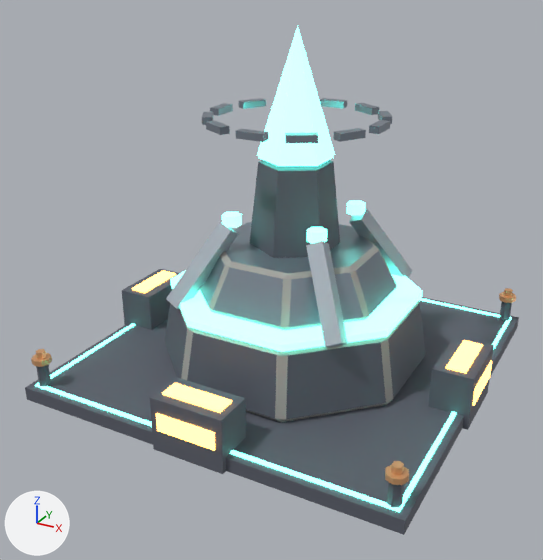
Renders of the glTF model jogo/assets/modelos/maquinas/nucleo.glb from each side of a commit.
Before and after are seen from a camera (50 mm lens) standing at (2.39, -4.72, 3.02) and looking at (-0.05, -0.27, 0.8). Every picture has the same lights, and +X, +Y and +Z are marked at lower left. The first picture is the older version. Where no turn or scale is listed for an object, it has been applied to the vertices. Vertices at exactly the same position are counted once.

The scene before the commit, as lines of its bpy script (objects in view):
```python
me_nucleo_antena = bpy.data.meshes.new('nucleo_antena')
me_nucleo_antena.from_pydata(...)  # 96 vertices, 144 faces; spans x -0.655..0.655, y -0.655..0.655, z 0.0..0.05
me_nucleo_antena.materials.append(mat_p_aco)  # grey #8b95a2
me_nucleo_corpo = bpy.data.meshes.new('nucleo_corpo')
me_nucleo_corpo.from_pydata(...)  # 492 vertices, 836 faces; spans x -1.5..1.5, y -1.5..1.5, z 0.0..1.63
# faces by material slot: [128, 188, 48, 192, 156, 96, 28]
me_nucleo_corpo.materials.append(mat_p_concreto)  # grey #a2a09b
me_nucleo_corpo.materials.append(mat_p_escuro)  # dark grey #595d69
me_nucleo_corpo.materials.append(mat_p_metal)  # light grey #adb5bf
me_nucleo_corpo.materials.append(mat_p_cobre)  # beige #e5ad7c
me_nucleo_corpo.materials.append(mat_p_cristal)  # cyan #6cffe1, glowing cyan #6cffe1
me_nucleo_corpo.materials.append(mat_p_fogo)  # orange #ffb359, glowing orange #ffb359
me_nucleo_corpo.materials.append(mat_p_aco)  # grey #8b95a2
me_nucleo_cristal = bpy.data.meshes.new('nucleo_cristal')
me_nucleo_cristal.from_pydata(...)  # a 6-sided cut cone along z (radius 0.27 at the low end, 0.22 at the high end) spanning x -0.234..0.234, y -0.27..0.27, z 0.0..0.16; a 6-sided cone pointing to +z spanning x -0.242..0.242, y -0.28..0.28, z 0.02..0.9
me_nucleo_cristal.materials.append(mat_p_cristal)  # cyan #6cffe1, glowing cyan #6cffe1
ob_nucleo_antena = bpy.data.objects.new('nucleo_antena', me_nucleo_antena)
ob_nucleo_antena.location = (0.0, 0.0, 1.92)
ob_nucleo_corpo = bpy.data.objects.new('nucleo_corpo', me_nucleo_corpo)
ob_nucleo_corpo.location = (0.0, 0.0, 0.0)
ob_nucleo_cristal = bpy.data.objects.new('nucleo_cristal', me_nucleo_cristal)
ob_nucleo_cristal.location = (0.0, 0.0, 1.66)
```
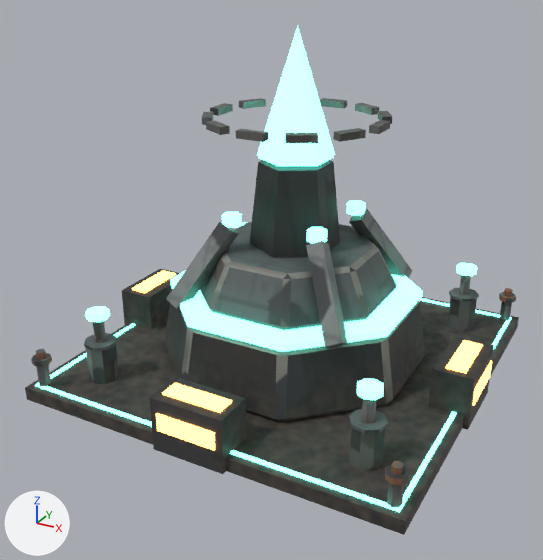
Pixel boxes [x1, y1, x2, y2] of what changed, in the pictures (543 x 560 px):
'nucleo_antena', recoloured (darker): [202, 98, 392, 143] in both
'nucleo_pistao2', added: after [357, 378, 384, 423]
    faces in mat_p_cristal (cyan #6cffe1, glowing cyan #6cffe1): [357, 378, 384, 400]
    faces in mat_nucleo_tex (picture img_nucleo_tex): [362, 399, 376, 423]
'nucleo_pistao0', added: after [85, 306, 110, 343]
    faces in mat_p_cristal (cyan #6cffe1, glowing cyan #6cffe1): [85, 306, 110, 322]
    faces in mat_nucleo_tex (picture img_nucleo_tex): [93, 321, 106, 343]
'nucleo_pistao3', added: after [456, 263, 477, 295]
    faces in mat_p_cristal (cyan #6cffe1, glowing cyan #6cffe1): [456, 263, 477, 276]
    faces in mat_nucleo_tex (picture img_nucleo_tex): [459, 275, 471, 295]
part 1 of me_nucleo_corpo, added: after [86, 345, 119, 384]
part 2 of me_nucleo_corpo, added: after [349, 428, 385, 471]
part 3 of me_nucleo_corpo, added: after [448, 296, 477, 332]
part 4 of me_nucleo_corpo, added: after [84, 333, 117, 351]
part 5 of me_nucleo_corpo, added: after [349, 409, 388, 434]
part 6 of me_nucleo_corpo, added: after [449, 288, 479, 302]
part 7 of me_nucleo_corpo, surface changed (darker): [25, 160, 519, 535] in both
part 8 of me_nucleo_corpo, recoloured: [180, 226, 419, 422] in both
part 9 of me_nucleo_corpo, recoloured (darker): [25, 160, 519, 535] in both
part 10 of me_nucleo_corpo, recoloured (darker): [166, 209, 412, 347] in both
part 11 of me_nucleo_corpo, recoloured: [31, 288, 516, 485] in both
part 12 of me_nucleo_corpo, recoloured (darker): [200, 251, 396, 327] in both

Edits to the bpy script that builds the scene:
```text
Change me_nucleo_corpo:
    remove me_nucleo_corpo.from_pydata(...)  # 492 vertices, 836 faces; spans x -1.5..1.5, y -1.5..1.5, z 0.0..1.63
    add me_nucleo_corpo.from_pydata(...)  # 620 vertices, 1060 faces; spans x -1.5..1.5, y -1.5..1.5, z 0.0..1.63
    me_nucleo_corpo part 1: a new loose piece, an 8-sided cylinder along z spanning x -1.16..-0.94, y -1.16..-0.94, z 0.1..0.38, in mat_nucleo_tex (picture img_nucleo_tex)
    me_nucleo_corpo part 2: a new loose piece, an 8-sided cylinder along z spanning x 0.94..1.16, y -1.16..-0.94, z 0.1..0.38, in mat_nucleo_tex (picture img_nucleo_tex)
    me_nucleo_corpo part 3: a new loose piece, an 8-sided cylinder along z spanning x 0.94..1.16, y 0.94..1.16, z 0.1..0.38, in mat_nucleo_tex (picture img_nucleo_tex)
    me_nucleo_corpo part 4: a new loose piece, an 8-sided cylinder along z spanning x -1.168..-0.932, y -1.168..-0.932, z 0.382..0.406, in mat_nucleo_tex (picture img_nucleo_tex)
    me_nucleo_corpo part 5: a new loose piece, an 8-sided cylinder along z spanning x 0.932..1.168, y -1.168..-0.932, z 0.382..0.406, in mat_nucleo_tex (picture img_nucleo_tex)
    me_nucleo_corpo part 6: a new loose piece, an 8-sided cylinder along z spanning x 0.932..1.168, y 0.932..1.168, z 0.382..0.406, in mat_nucleo_tex (picture img_nucleo_tex)
    me_nucleo_corpo part 7: 830 kept faces spanning x -1.5..1.5, y -1.5..1.5, z 0.0..1.63 get new texture (UV) coordinates
    me_nucleo_corpo part 8: 128 faces spanning x -0.97..0.97, y -0.97..0.97, z 0.1..1.01 switch from mat_p_concreto (grey #a2a09b) to mat_nucleo_tex (picture img_nucleo_tex)
    me_nucleo_corpo part 9: 188 faces spanning x -1.49..1.49, y -1.49..1.49, z 0.0..1.63 switch from mat_p_escuro (dark grey #595d69) to mat_nucleo_tex (picture img_nucleo_tex)
    me_nucleo_corpo part 10: 48 faces spanning x -0.7..0.7, y -0.72..0.72, z 0.57..1.23 switch from mat_p_metal (light grey #adb5bf) to mat_nucleo_tex (picture img_nucleo_tex)
    me_nucleo_corpo part 11: 192 faces spanning x -1.42..1.42, y -1.42..1.42, z 0.29..0.38 switch from mat_p_cobre (beige #e5ad7c) to mat_nucleo_tex (picture img_nucleo_tex)
    me_nucleo_corpo part 12: 22 faces spanning x -0.73..0.73, y -0.73..0.73, z 0.67..0.98 switch from mat_p_aco (grey #8b95a2) to mat_nucleo_tex (picture img_nucleo_tex)
    other edits to the shape of me_nucleo_corpo do not show in these pictures
Change me_nucleo_antena:
    where me_nucleo_antena.from_pydata(...)  # 96 vertices, 144 faces; spans x -0.655..0.655, y -0.655..0.655, z 0.0..0.05
    remove me_nucleo_antena.materials.append(mat_p_aco)  # grey #8b95a2
    add me_nucleo_antena.materials.append(mat_nucleo_tex)  # picture img_nucleo_tex
Add ob_nucleo_pistao3:
    ob_nucleo_pistao3 = bpy.data.objects.new('nucleo_pistao3', me_nucleo_pistao3)  # a 6-sided cylinder along z spanning x -0.036..0.036, y -0.041..0.041, z 0.0..0.22, material slot 0; an 8-sided cylinder along z spanning x -0.085..0.085, y -0.085..0.085, z 0.215..0.265, material slot 1; in mat_nucleo_tex (picture img_nucleo_tex), mat_p_cristal (cyan #6cffe1, glowing cyan #6cffe1)
    ob_nucleo_pistao3.location = (1.05, 1.05, 0.38)
Add ob_nucleo_pistao2:
    ob_nucleo_pistao2 = bpy.data.objects.new('nucleo_pistao2', me_nucleo_pistao2)  # a 6-sided cylinder along z spanning x -0.036..0.036, y -0.041..0.041, z 0.0..0.22, material slot 0; an 8-sided cylinder along z spanning x -0.085..0.085, y -0.085..0.085, z 0.215..0.265, material slot 1; in mat_nucleo_tex (picture img_nucleo_tex), mat_p_cristal (cyan #6cffe1, glowing cyan #6cffe1)
    ob_nucleo_pistao2.location = (1.05, -1.05, 0.38)
Add ob_nucleo_pistao0:
    ob_nucleo_pistao0 = bpy.data.objects.new('nucleo_pistao0', me_nucleo_pistao0)  # a 6-sided cylinder along z spanning x -0.036..0.036, y -0.041..0.041, z 0.0..0.22, material slot 0; an 8-sided cylinder along z spanning x -0.085..0.085, y -0.085..0.085, z 0.215..0.265, material slot 1; in mat_nucleo_tex (picture img_nucleo_tex), mat_p_cristal (cyan #6cffe1, glowing cyan #6cffe1)
    ob_nucleo_pistao0.location = (-1.05, -1.05, 0.38)
```
